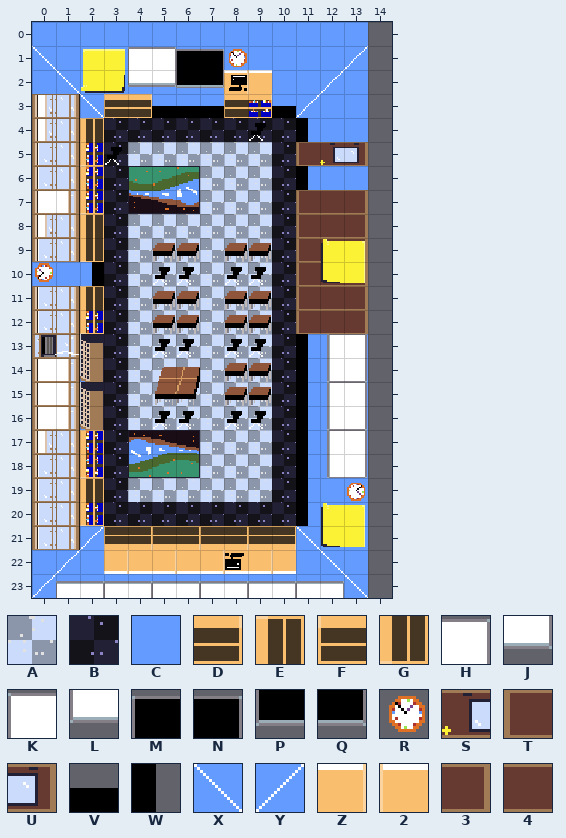
Tiled map: tiled_files/classroom_1.tmx. This is how it looked before the edit.
Cells are 16x16 px. Shown: x 0..14, y 0..23. The old version is drawn lined up with the new one.
Key: from "CLASSROOM": A 1, B 2, C 3, D 11, E 11 turned 270, F 12, G 12 turned 270, H 14, J 15, K 16, L 17, M 27, N 28, P 29, Q 30, R 32, S 34 turned 90, T 35 turned 90, U 37 turned 90, V 38, W 39, X 42, Y 43, Z 48, 2 49, 3 57 turned 90, 4 58 turned 90.
_ is an empty cell, # one hidden under a higher layer.
Layers that did not change in this view are not listed.
Layer "Tile Layer 1" before, first column x 8:
 0 CCCCCC_
 1 CCCCCY_
 2 ##CCYC_
 3 ##CYCC_
 4 BBBCCC_
 5 AAB###_
 6 AABCCC_
 7 AAB###_
 8 AAB###_
 9 AAB###_
10 AAB###_
11 AAB###_
12 AAB###_
13 AABCCC_
14 AABCCC_
15 AABCCC_
16 AABCCC_
17 AABCCC_
18 AABCCC_
19 AABCCC_
20 BBBCCC_
21 ###XCC_
22 ###CXC_
23 CCCCCX_
Layer "collide" before, first column x 2:
0 _____________
1 __KHMNR______
2 __LJPQZ2_____
3 _FDVVVFDV____
4 E________W___
5 G________TSU_
6 E________W___
7 G________T43_
And afterwards:
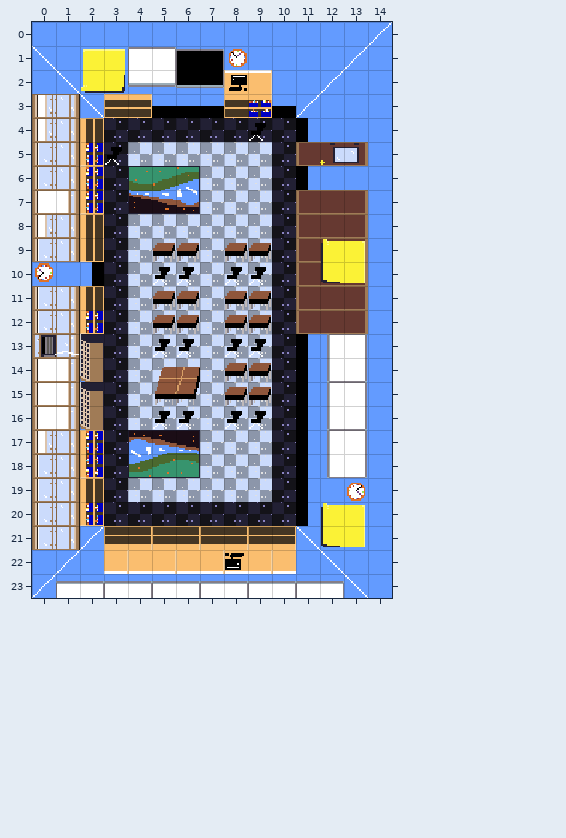
Difference:
{"change": "map size 14x24 -> 15x24 cells"}
{"where": "layer \"Tile Layer 1\""}
{"y":0,"x":14,"old":"_","new":"Y"}
{"y":1,"x":14,"old":"_","new":"C"}
{"y":2,"x":14,"old":"_","new":"C"}
{"y":3,"x":14,"old":"_","new":"C"}
{"y":4,"x":14,"old":"_","new":"C"}
{"y":5,"x":14,"old":"_","new":"C"}
{"y":6,"x":14,"old":"_","new":"C"}
{"y":7,"x":14,"old":"_","new":"C"}
{"y":8,"x":14,"old":"_","new":"C"}
{"y":9,"x":14,"old":"_","new":"C"}
{"y":10,"x":14,"old":"_","new":"C"}
{"y":11,"x":14,"old":"_","new":"C"}
{"y":12,"x":14,"old":"_","new":"C"}
{"y":13,"x":14,"old":"_","new":"C"}
{"y":14,"x":14,"old":"_","new":"C"}
{"y":15,"x":14,"old":"_","new":"C"}
{"y":16,"x":14,"old":"_","new":"C"}
{"y":17,"x":14,"old":"_","new":"C"}
{"y":18,"x":14,"old":"_","new":"C"}
{"y":19,"x":14,"old":"_","new":"C"}
{"y":20,"x":14,"old":"_","new":"C"}
{"y":21,"x":14,"old":"_","new":"C"}
{"y":22,"x":14,"old":"_","new":"C"}
{"y":23,"x":14,"old":"_","new":"C"}
{"where": "layer \"collide\""}
{"y":2,"x":8,"old":"Z2","new":"2Z"}
